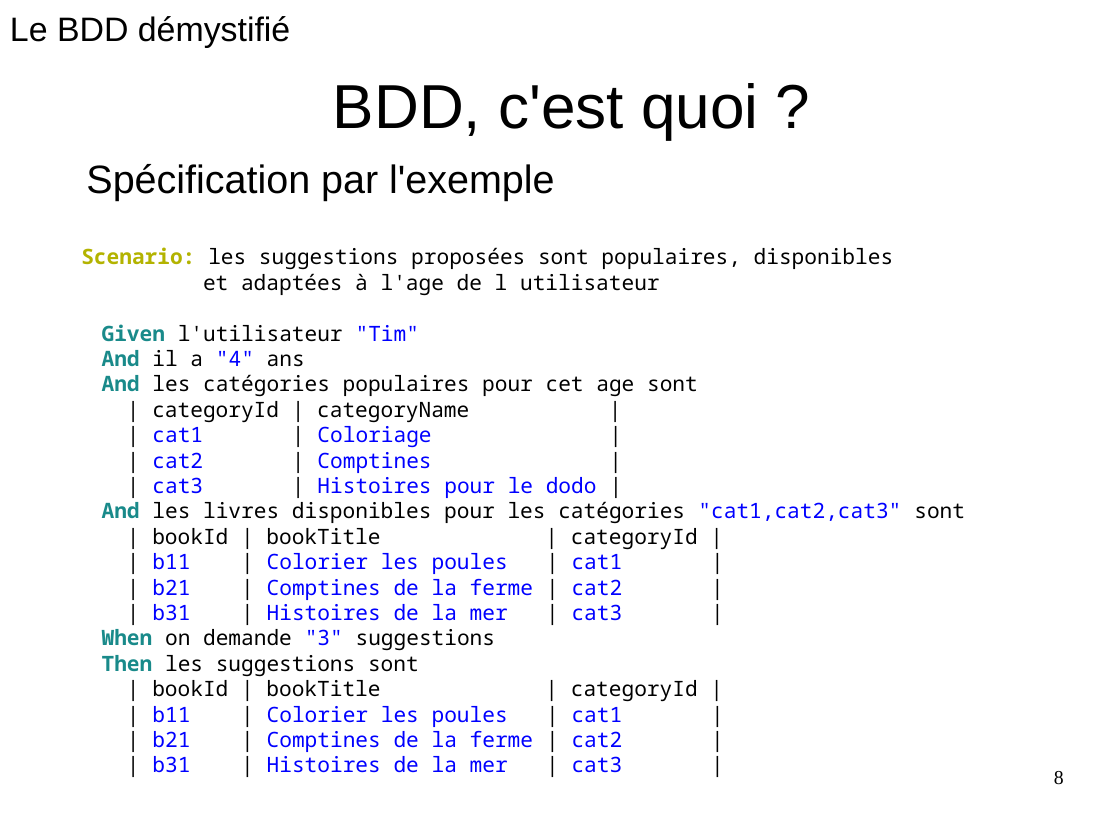
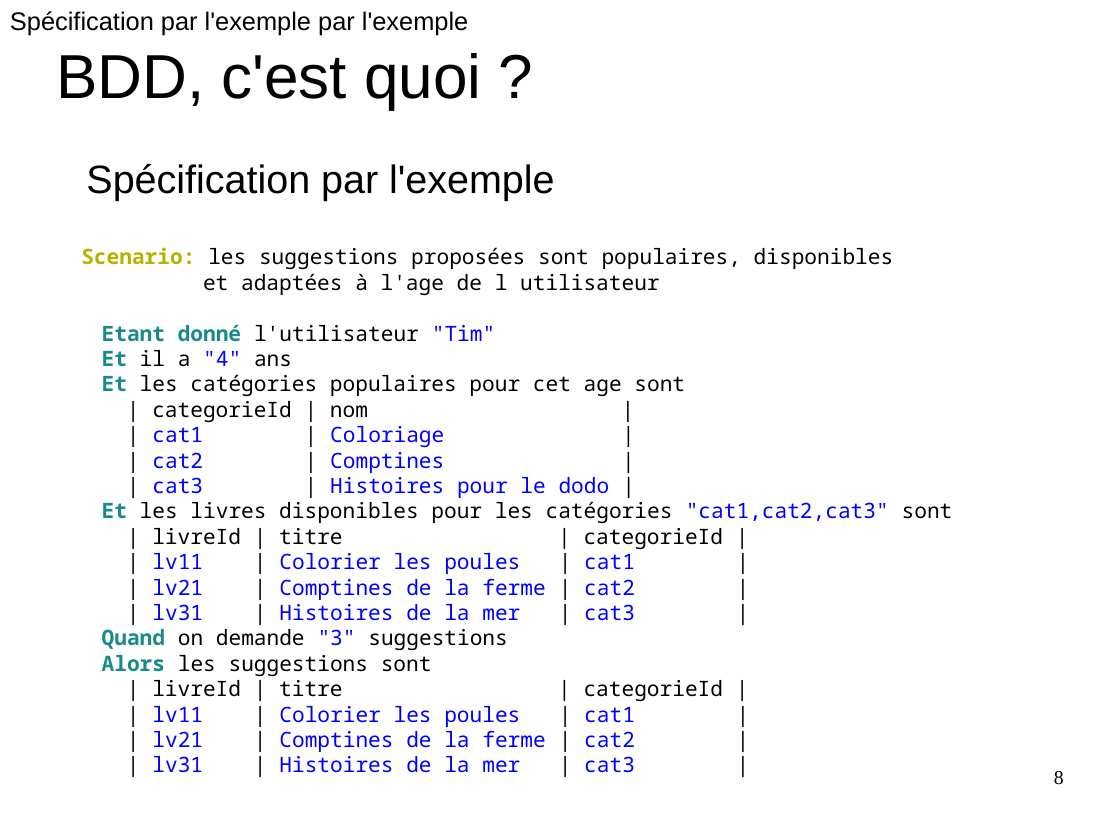
Before and after one commit to GeReinhart/dojo-bdd-library-ws-java, a slide deck: slide 8 of doc/BDD_presentation_agile_grenoble_2016.odp. Drawn at 1120x840 pixels with LibreOffice and Linux fonts; fonts in the diff are those of the drawing. Boxes give left, top, right and bottom in pixels: in the first picture for what was removed or moved away, otherwise in the second. Text is boxed around its words. In the diff, an @@ line names an element or a change of style, - is before the commit and + after.

```diff
--- a/doc/BDD_presentation_agile_grenoble_2016.odp
+++ b/doc/BDD_presentation_agile_grenoble_2016.odp
@@ text removed at (10,16,290,47) @@
-Le BDD démystifié
@@ text added at (10,11,468,35), 18 pt, text #000000 @@
+Spécification par l'exemple par l'exemple
@@ text "BDD, c'est quoi ?": place and size @@
-text "BDD, c'est quoi ?" at (333,83,758,139)
+text "BDD, c'est quoi ?" at (56,53,481,110)
@@ text "BDD, c'est quoi ?" at (56,53,481,110): alignment centre to left; indent changed @@
@@ text at (102,324,685,422): text changed @@
-Given l'utilisateur "Tim"
-And il a "4" ans
-And les catégories populaires pour cet age sont
-| categoryId | categoryName |
+Etant donné l'utilisateur "Tim"
+Et il a "4" ans
+Et les catégories populaires pour cet age sont
+| categorieId | nom |
@@ text at (102,501,953,773): text changed @@
-And les livres disponibles pour les catégories "cat1,cat2,cat3" sont
-| bookId | bookTitle | categoryId |
-| b11 | Colorier les poules | cat1 |
-| b21 | Comptines de la ferme | cat2 |
-| b31 | Histoires de la mer | cat3 |
-When on demande "3" suggestions
-Then les suggestions sont
-| bookId | bookTitle | categoryId |
-| b11 | Colorier les poules | cat1 |
-| b21 | Comptines de la ferme | cat2 |
-| b31 | Histoires de la mer | cat3 |
+Et les livres disponibles pour les catégories "cat1,cat2,cat3" sont
+| livreId | titre | categorieId |
+| lv11 | Colorier les poules | cat1 |
+| lv21 | Comptines de la ferme | cat2 |
+| lv31 | Histoires de la mer | cat3 |
+Quand on demande "3" suggestions
+Alors les suggestions sont
+| livreId | titre | categorieId |
+| lv11 | Colorier les poules | cat1 |
+| lv21 | Comptines de la ferme | cat2 |
+| lv31 | Histoires de la mer | cat3 |
```
Also in this commit, not shown: 29 other slides changed, 25 slides added, 3 slides removed, 43 other files.
